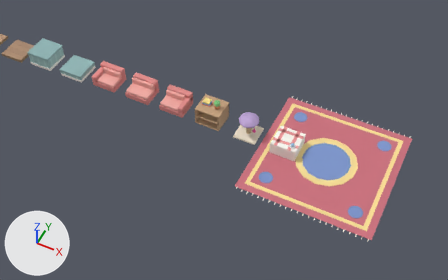
The Blender file art/cats.blend: old version first, new version second.
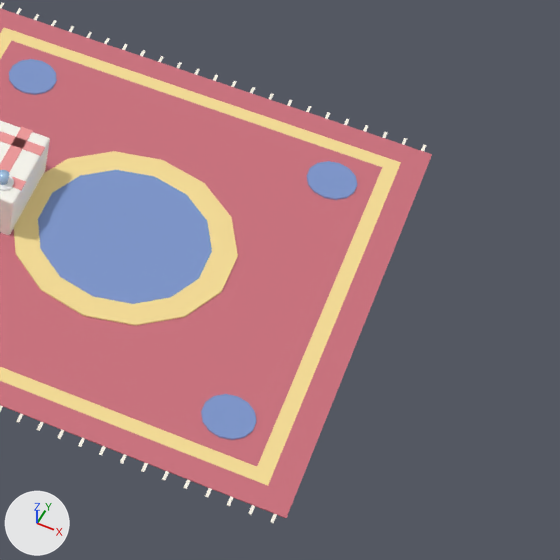
Each version appears first from a 50 mm lens placed at (39.03, -16.56, 16.72), pointed at (32.75, -4.0, 1.03), and next in a close-up on the part from 65% to 100% of the width and 34% to 90% of the height. Every picture has the same lights, and +X, +Y and +Z are marked at lower left. The last two pictures show the newer version.

The first close-up shows 'rug', 'table_corner'.
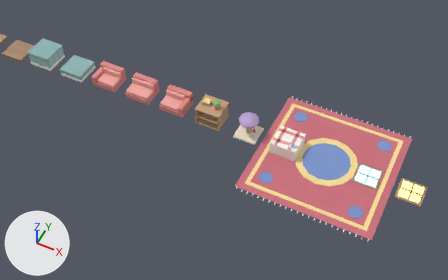
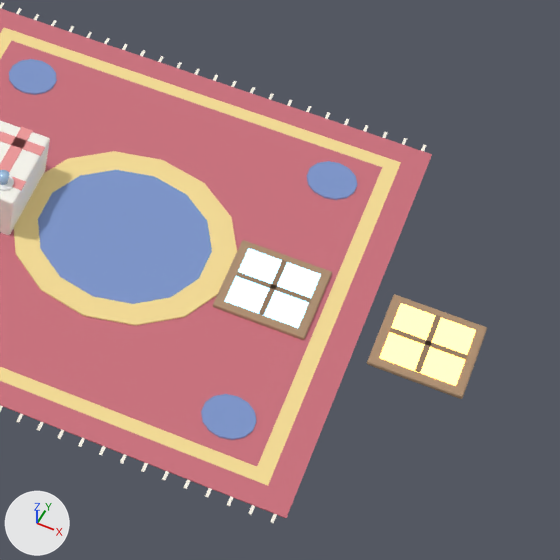
The change, as JSON lines over the scene's bpy script:
```json
{"op": "add", "block": "me_portal_orange", "code": ["me_portal_orange = bpy.data.meshes.new('portal_orange')", "me_portal_orange.from_pydata(...)  # 80 vertices, 72 faces; spans x -0.45..0.45, y -0.45..0.45, z 0.0..0.065", "# faces by material slot: [66, 6]", "me_portal_orange.materials.append(mat_cat_fur)", "me_portal_orange.materials.append(mat_prop_glow)"]}
{"op": "add", "block": "me_portal_blue", "code": ["me_portal_blue = bpy.data.meshes.new('portal_blue')", "me_portal_blue.from_pydata(...)  # 80 vertices, 72 faces; spans x -0.45..0.45, y -0.45..0.45, z 0.0..0.065", "# faces by material slot: [66, 6]", "me_portal_blue.materials.append(mat_cat_fur)", "me_portal_blue.materials.append(mat_prop_glow)"]}
{"op": "add", "block": "ob_portal_orange", "code": ["ob_portal_orange = bpy.data.objects.new('portal_orange', me_portal_orange)", "ob_portal_orange.location = (39.0, -2.5, 0.0)"]}
{"op": "add", "block": "ob_portal_blue", "code": ["ob_portal_blue = bpy.data.objects.new('portal_blue', me_portal_blue)", "ob_portal_blue.location = (37.5, -2.5, 0.0)"]}
```

What differs and where, as boxes [x1, y1, x2, y2] in the close-ups (560 x 560 px):
```json
{"object": "portal_orange", "change": "added", "after": [367, 294, 487, 399], "faces in mat_prop_glow": [380, 303, 476, 386], "faces in mat_cat_fur": [367, 294, 487, 399]}
{"object": "portal_blue", "change": "added", "after": [213, 240, 332, 340], "faces in mat_prop_glow": [225, 249, 321, 328], "faces in mat_cat_fur": [213, 240, 332, 340]}
```
